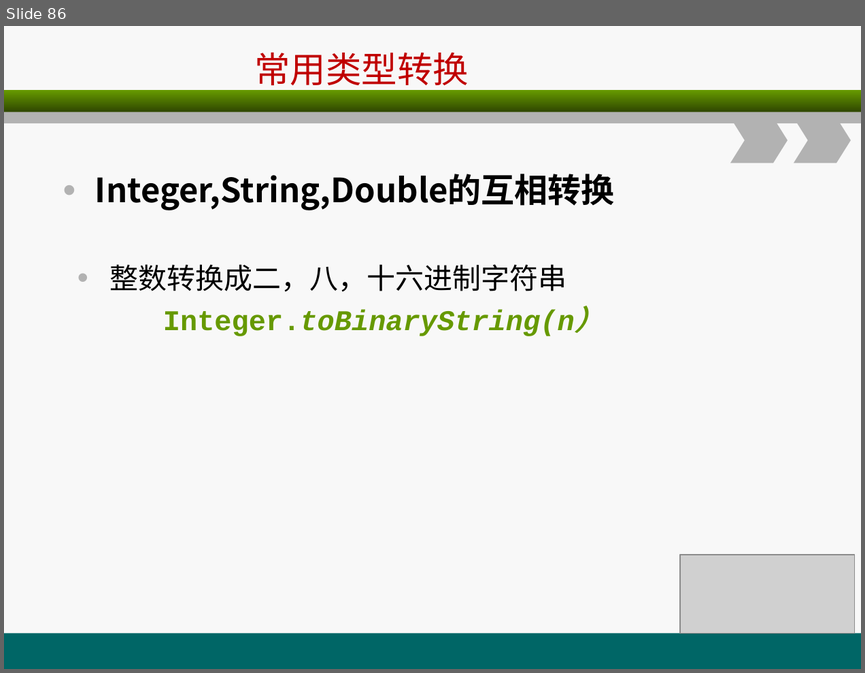
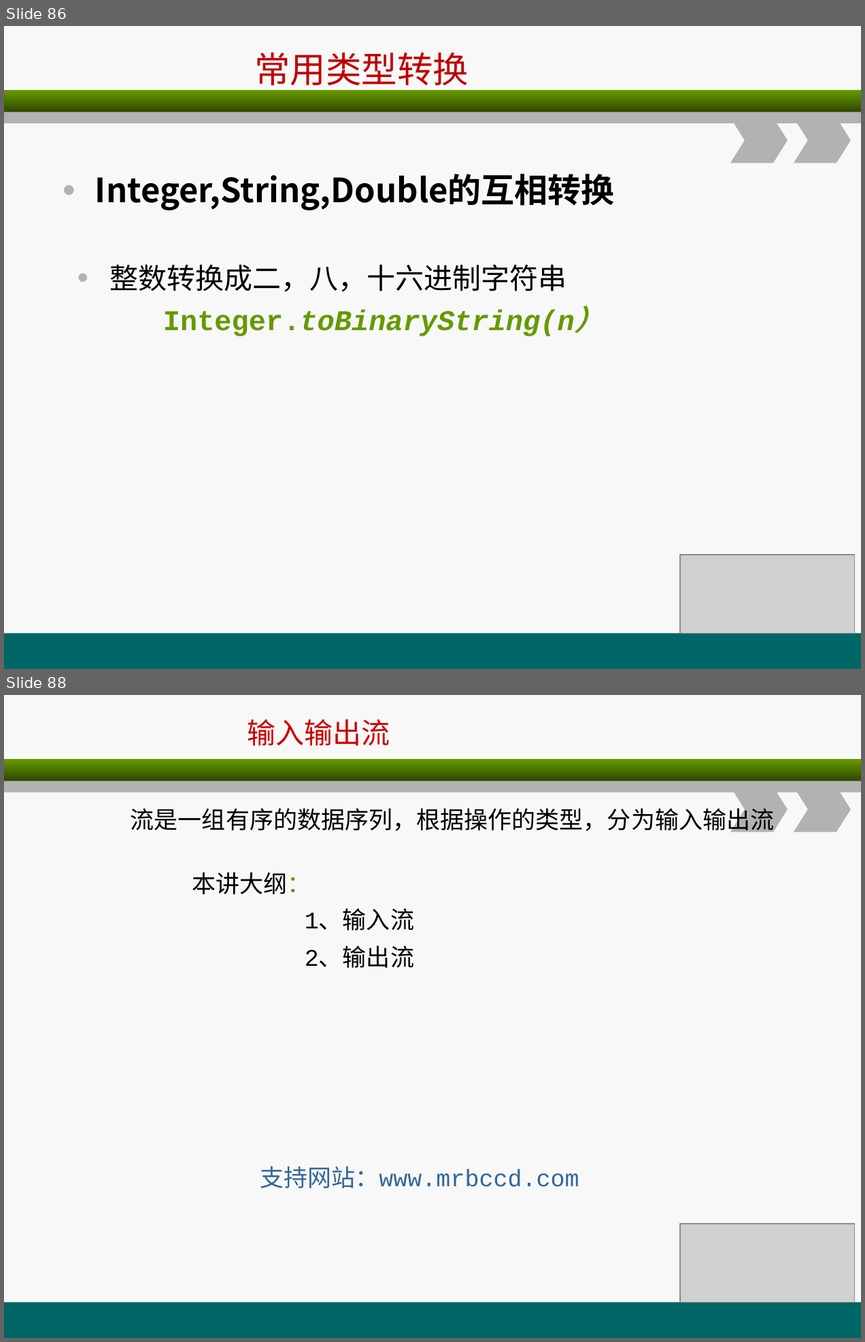
Before and after one commit to christwei/gitDoc, a slide deck: 课件/环宇/java编程基础/A3.ppt. Shown one above the other, each under a label of ours: slide 86 before the commit, slides 86 and 88 after it; the slides between them are not shown. The pictures are 865x673 and 865x1342 pixels, drawn with LibreOffice and Linux fonts; fonts in the diff are those of the drawing; grey boxes stand for pictures. Boxes give left, top, right and bottom in pixels: in the first picture for what was removed or moved away, otherwise in the second. Text is boxed around its words. In the diff, an @@ line names an element or a change of style, - is before the commit and + after.

```diff
--- a/课件/环宇/java编程基础/A3.ppt
+++ b/课件/环宇/java编程基础/A3.ppt
@@ slide 88 added at [4, 695, 861, 1338], background #F8F8F8; not listed: 5 template elements that a slide beside it also shows @@
@@ text added at [247, 719, 390, 746], 24 pt, text #CC0000 @@
+输入输出流
@@ text added at [130, 804, 774, 832], 20 pt, text #000000 @@
+流是一组有序的数据序列，根据操作的类型，分为输入输出流
@@ text added at [192, 872, 311, 894], 20 pt, text #000000 @@
+本讲大纲：
@@ text added at [305, 911, 414, 930], 20 pt, text #000000 @@
+1、输入流
@@ text added at [305, 949, 414, 968], 20 pt, text #000000 @@
+2、输出流
@@ text added at [260, 1166, 579, 1188], 20 pt, text #336699 @@
+支持网站：www.mrbccd.com
@@ picture added at [680, 1223, 855, 1302] @@
```
Also in this commit, not shown: 3 slides changed, 24 other slides added, 10 other files.
